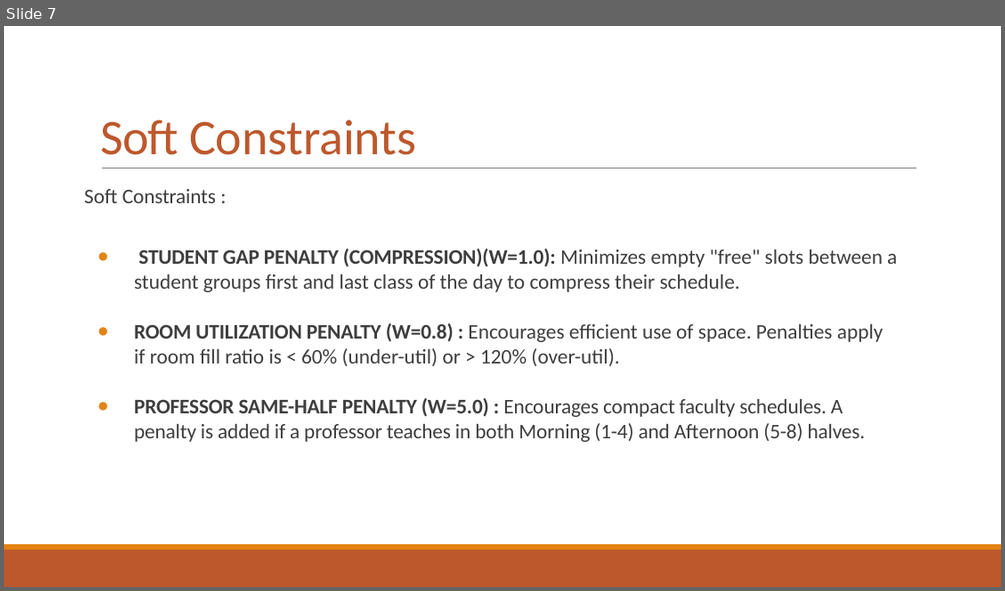
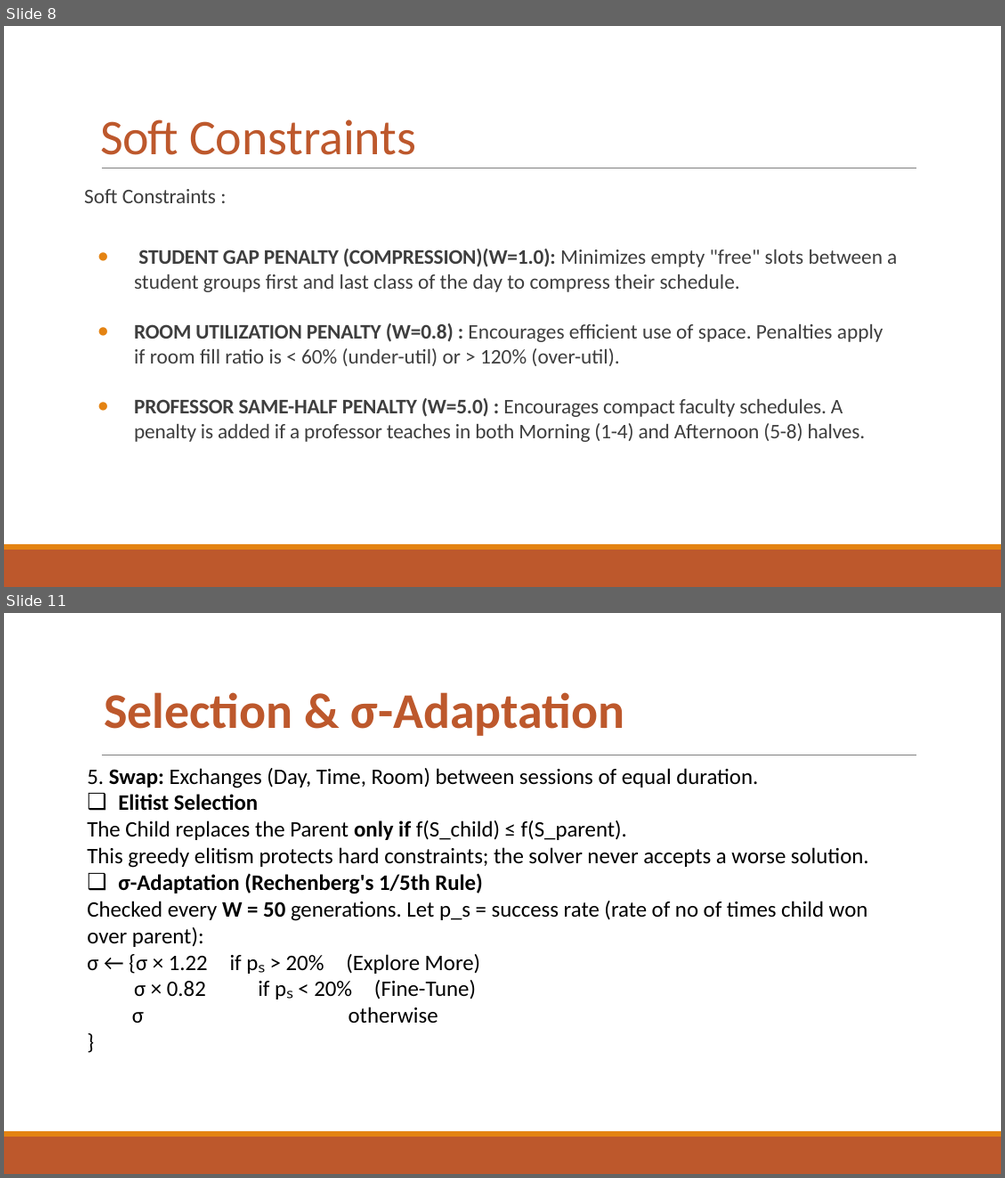
Before and after one commit to toad-of-code/timetable-editor-and-generator, a slide deck: TTGen (1).pptx. Shown one above the other, each under a label of ours: slide 7 before the commit, slides 8 and 11 after it; the slides between them are not shown. The pictures are 1005x591 and 1005x1178 pixels, drawn with LibreOffice and Linux fonts; fonts in the diff are those of the drawing. Boxes give left, top, right and bottom in pixels: in the first picture for what was removed or moved away, otherwise in the second. Text is boxed around its words. In the diff, an @@ line names an element or a change of style, - is before the commit and + after.

```diff
--- a/TTGen (1).pptx
+++ b/TTGen (1).pptx
@@ slide 11 added at (4, 613, 1001, 1174), background #FFFFFF; not listed: 3 template elements that a slide beside it also shows @@
@@ title added at (104, 692, 625, 736), 36 pt, text #BD582C, bold @@
+Selection & σ-Adaptation
@@ text added at (87, 768, 869, 1022), 16 pt, text #000000 @@
+5. Swap: Exchanges (Day, Time, Room) between sessions of equal duration.
+❑ Elitist Selection
+The Child replaces the Parent only if f(S_child) ≤ f(S_parent).
+This greedy elitism protects hard constraints; the solver never accepts a worse solution.
+❑ σ-Adaptation (Rechenberg's 1/5th Rule)
+Checked every W = 50 generations. Let p_s = success rate (rate of no of times child won over parent):
+σ ← {σ × 1.22 if pₛ > 20% (Explore More)
+σ × 0.82 if pₛ < 20% (Fine-Tune)
+σ otherwise
+}
@@ what was slide 7 is now slide 8 @@
```
Also in this commit, not shown: 7 slides changed, 15 other slides added, 3 slides removed, 16 other files.
